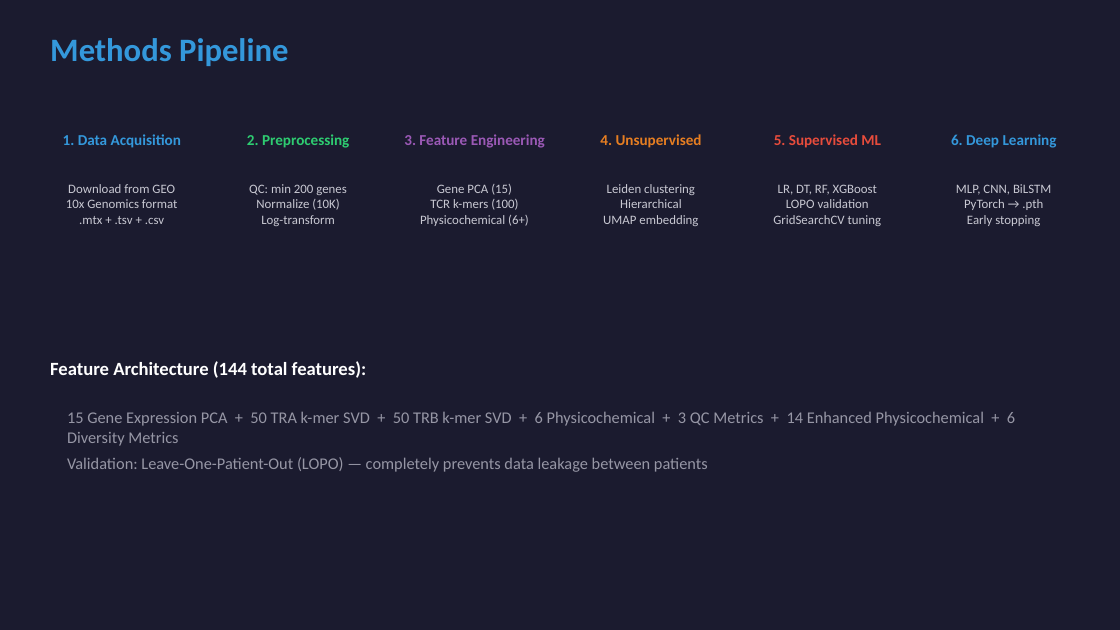
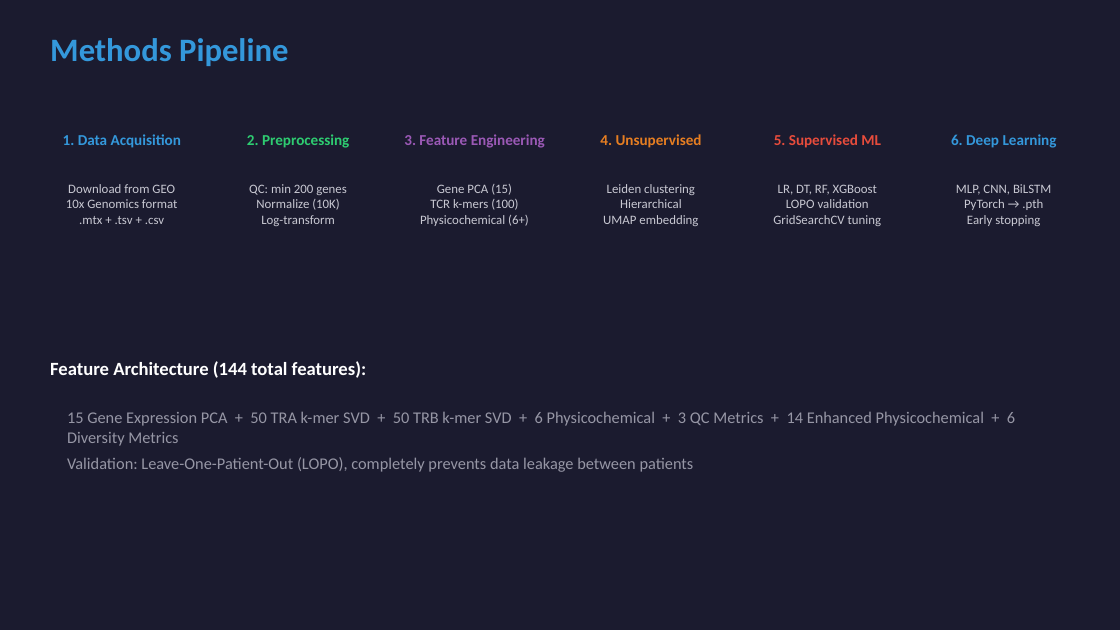
Before and after one commit to Anmol-Josan/Predicting-Chemo-immunotherapy-Response-in-Early-Stage-Hormone-Receptor-Positive-Breast-Cancer, a slide deck: slide 3 of Final/presentation.pptx. Drawn at 1120x630 pixels with LibreOffice and Linux fonts; fonts in the diff are those of the drawing. Boxes give left, top, right and bottom in pixels: in the first picture for what was removed or moved away, otherwise in the second. Text is boxed around its words. In the diff, an @@ line names an element or a change of style, - is before the commit and + after.

Commit message:
Data Sci App Script

```diff
--- a/Final/presentation.pptx
+++ b/Final/presentation.pptx
@@ text at (x1=67, y1=457, x2=694, y2=472): text changed @@
-Validation: Leave-One-Patient-Out (LOPO) — completely prevents data leakage between patients
+Validation: Leave-One-Patient-Out (LOPO), completely prevents data leakage between patients
```
Also in this commit, not shown: 4 other slides changed, 16 other files.
